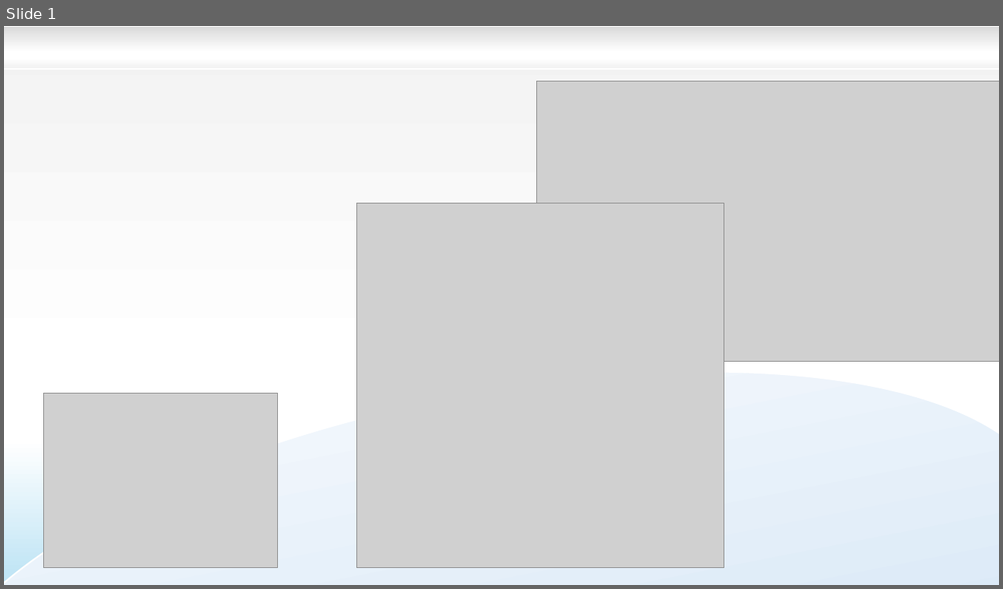
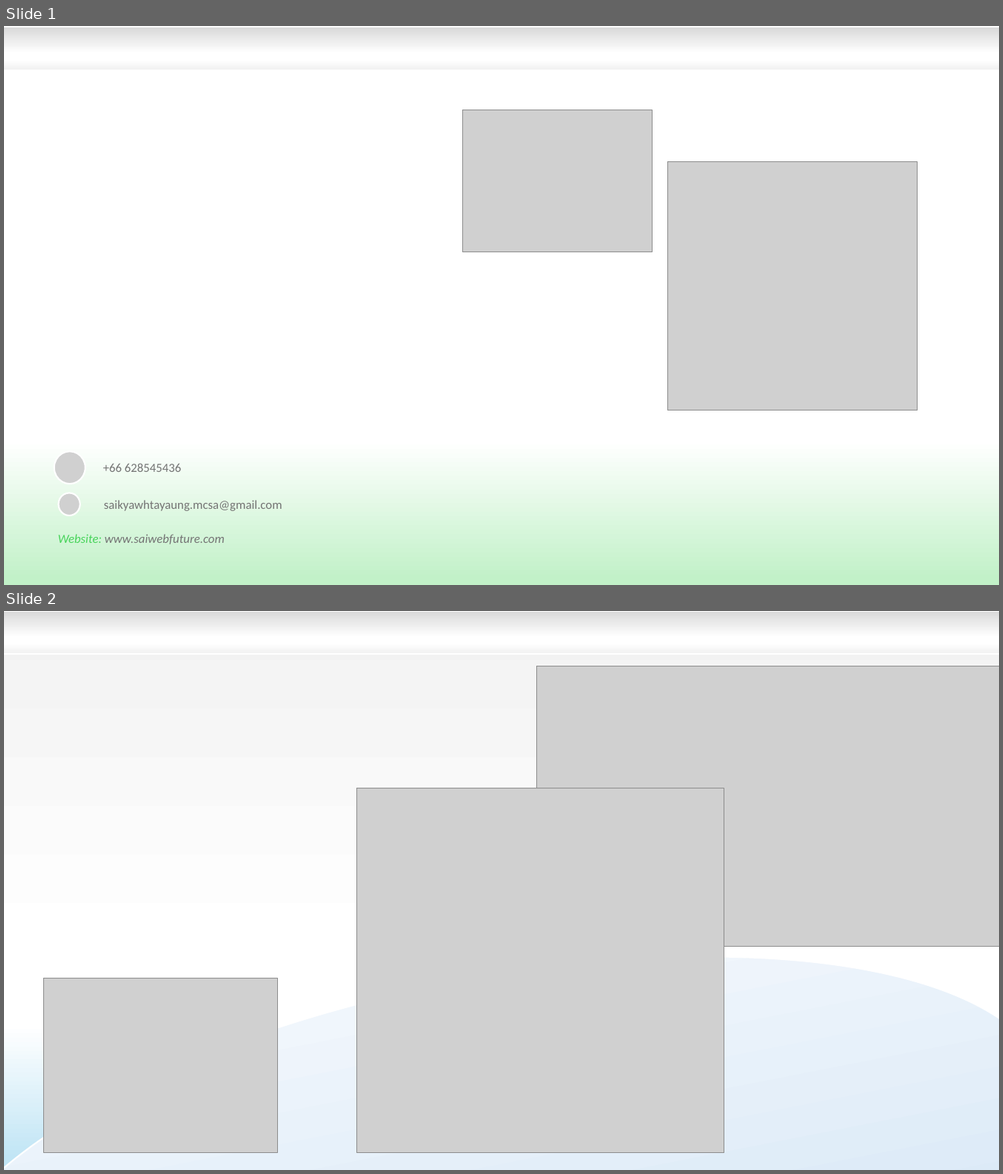
Before and after one commit to Saikyawhtayaung/Sai-Web, a slide deck: 51.pptx. Shown one above the other, each under a label of ours: slide 1 before the commit, slides 1 and 2 after it. The pictures are 1003x589 and 1003x1174 pixels, drawn with LibreOffice and Linux fonts; fonts in the diff are those of the drawing; grey boxes stand for pictures. Boxes give left, top, right and bottom in pixels: in the first picture for what was removed or moved away, otherwise in the second. Text is boxed around its words. In the diff, an @@ line names an element or a change of style, - is before the commit and + after.

```diff
--- a/51.pptx
+++ b/51.pptx
@@ slide 1 added at [4, 26, 999, 585], background gradient #FFFFFF to #C2F1C8 @@
@@ rectangle added at [4, 27, 999, 70], fill gradient #D9D9D9 to #FFFFFF to #F2F2F2, outline #FFFFFF 1.5 pt @@
@@ picture added at [462, 110, 652, 252] @@
@@ picture added at [667, 162, 917, 410] @@
@@ picture added at [54, 452, 85, 485] @@
@@ text added at [103, 463, 182, 472], 12 pt, text #747474 @@
++66 628545436
@@ picture added at [59, 493, 80, 515] @@
@@ text added at [104, 500, 282, 511], 12 pt, text #747474 @@
+saikyawhtayaung.mcsa@gmail.com
@@ text added at [58, 534, 225, 545], 12 pt, text #747474, italic @@
+Website: www.saiwebfuture.com
@@ what was slide 1 is now slide 2 @@
```
Also in this commit, not shown: 47 other files.
